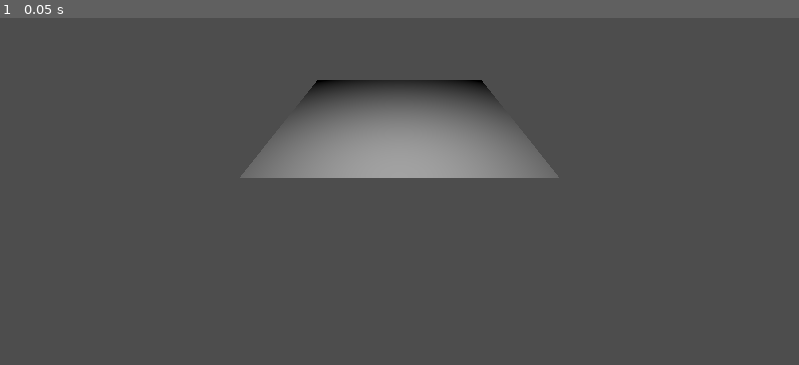
Above: before the commit, frame 1.
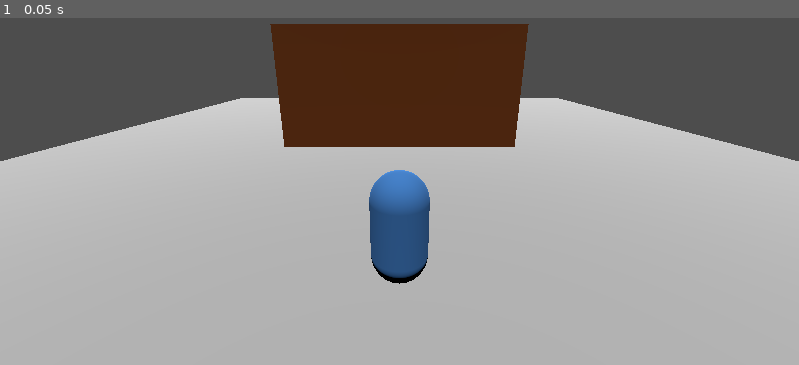
Above: after the commit, the same moment.

Repository: lucsedirae/godot_template_441
Game: Godot game, scene res://init.tscn
Same seed, same stepped clock (60 frames per second), same inputs: the game is played once before the commit and once after it.
Inputs:
- Up to frame 1 (0.05 s): no input

The runs differ from the first frame. In frame 1, 78% of the frame differs, in the area x 0-100%, y 1-100%.

Commit message:
Added main scene

Diff:
--- a/Assets/meshes/level_walls.tres
+++ b/Assets/meshes/level_walls.tres
@@ -1,3 +1,7 @@
-[gd_resource type="BoxMesh" format=3 uid="uid://gf2pock1s1v6"]
+[gd_resource type="BoxMesh" load_steps=2 format=3 uid="uid://gf2pock1s1v6"]
+
+[ext_resource type="Material" uid="uid://bu4bxsdebecoh" path="res://Assets/materials/wall_material.tres" id="1_023ks"]
 
 [resource]
+material = ExtResource("1_023ks")
+size = Vector3(10, 5, 1)
--- a/Assets/meshes/player_placeholder.tres
+++ b/Assets/meshes/player_placeholder.tres
@@ -1,3 +1,6 @@
-[gd_resource type="CapsuleMesh" format=3 uid="uid://dbymm5bisrt1m"]
+[gd_resource type="CapsuleMesh" load_steps=2 format=3 uid="uid://dbymm5bisrt1m"]
+
+[ext_resource type="Material" uid="uid://bg7183k4ml3yk" path="res://Assets/materials/player_material.tres" id="1_akm14"]
 
 [resource]
+material = ExtResource("1_akm14")
--- a/Scenes/main.tscn
+++ b/Scenes/main.tscn
@@ -1,6 +1,8 @@
-[gd_scene load_steps=3 format=3 uid="uid://cn80k70as47hm"]
+[gd_scene load_steps=5 format=3 uid="uid://cn80k70as47hm"]
 
 [ext_resource type="PlaneMesh" uid="uid://d2l5s17h6i0ff" path="res://Assets/meshes/level_floor.tres" id="1_jjgbg"]
+[ext_resource type="PackedScene" uid="uid://cectpwuvntg50" path="res://Scenes/player.tscn" id="2_bo1nx"]
+[ext_resource type="PackedScene" uid="uid://dyka1me0qym52" path="res://Scenes/walls.tscn" id="3_8gbba"]
 
 [sub_resource type="BoxShape3D" id="BoxShape3D_jjgbg"]
 size = Vector3(2, 1, 2)
@@ -8,9 +10,14 @@
 [node name="Node3D" type="Node3D"]
 
 [node name="Camera3D" type="Camera3D" parent="."]
-transform = Transform3D(1, 0, 0, 0, 0.873517, 0.486793, 0, -0.486793, 0.873517, 0, 1.09378, 2.48148)
+transform = Transform3D(1, 0, 0, 0, 0.96117, 0.275956, 0, -0.275956, 0.96117, 0, 3.78948, 12.64)
+
+[node name="DirectionalLight3D" type="DirectionalLight3D" parent="."]
+transform = Transform3D(1, 0, 0, 0, 0.290485, 0.95688, 0, -0.95688, 0.290485, 0, 16.4246, 3.20356)
+light_energy = 0.75
 
 [node name="Floor" type="StaticBody3D" parent="."]
+transform = Transform3D(15, 0, 0, 0, 15, 0, 0, 0, 15, 0, 0, 0)
 
 [node name="MeshInstance3D" type="MeshInstance3D" parent="Floor"]
 mesh = ExtResource("1_jjgbg")
@@ -19,5 +26,8 @@
 transform = Transform3D(1, 0, 0, 0, 1, 0, 0, 0, 1, 0, -0.5, 0)
 shape = SubResource("BoxShape3D_jjgbg")
 
-[node name="SpotLight3D" type="SpotLight3D" parent="."]
-transform = Transform3D(1, 0, 0, 0, 0.193772, 0.981047, 0, -0.981047, 0.193772, 0, 1.65337, 1.21279)
+[node name="Player" parent="." instance=ExtResource("2_bo1nx")]
+transform = Transform3D(1, 0, 0, 0, 1, 0, 0, 0, 1, 0, 1, 8.25)
+
+[node name="Walls" parent="." instance=ExtResource("3_8gbba")]
+transform = Transform3D(1, 0, 0, 0, 1, 0, 0, 0, 1, 0, 2.5, 0)
--- /dev/null
+++ b/Scenes/player.tscn
@@ -0,0 +1,15 @@
+[gd_scene load_steps=3 format=3 uid="uid://cectpwuvntg50"]
+
+[ext_resource type="CapsuleMesh" uid="uid://dbymm5bisrt1m" path="res://Assets/meshes/player_placeholder.tres" id="1_v0iea"]
+
+[sub_resource type="CapsuleShape3D" id="CapsuleShape3D_cvnsp"]
+
+[node name="Player" type="Node3D"]
+
+[node name="CharacterBody3D" type="CharacterBody3D" parent="."]
+
+[node name="CollisionShape3D" type="CollisionShape3D" parent="CharacterBody3D"]
+shape = SubResource("CapsuleShape3D_cvnsp")
+
+[node name="MeshInstance3D" type="MeshInstance3D" parent="CharacterBody3D"]
+mesh = ExtResource("1_v0iea")
--- /dev/null
+++ b/Scenes/walls.tscn
@@ -0,0 +1,8 @@
+[gd_scene load_steps=2 format=3 uid="uid://dyka1me0qym52"]
+
+[ext_resource type="BoxMesh" uid="uid://gf2pock1s1v6" path="res://Assets/meshes/level_walls.tres" id="1_2bj67"]
+
+[node name="Walls" type="Node3D"]
+
+[node name="MeshInstance3D" type="MeshInstance3D" parent="."]
+mesh = ExtResource("1_2bj67")
